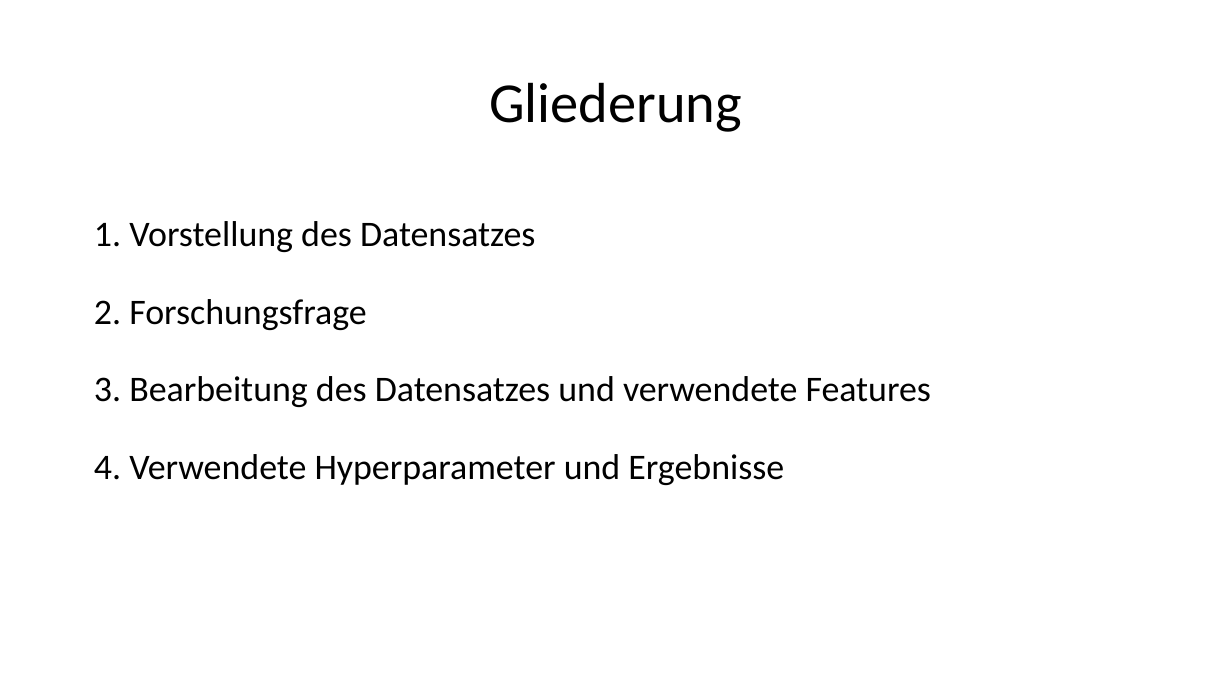
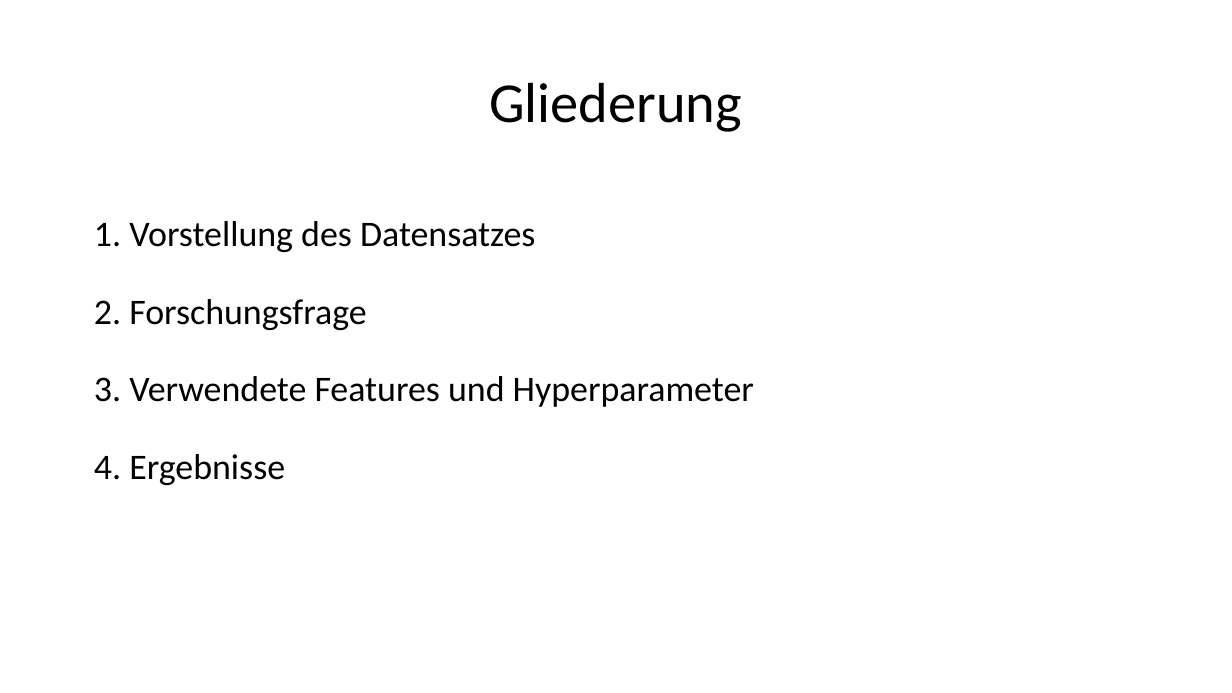
Before and after one commit to LennartKeller/TextklassifikationsProjekt2019, a slide deck: slide 2 of Projektgruppenpräsention.pptx. Drawn at 1232x693 pixels with LibreOffice and Linux fonts; fonts in the diff are those of the drawing. Boxes give left, top, right and bottom in pixels: in the first picture for what was removed or moved away, otherwise in the second. Text is boxed around its words. In the diff, an @@ line names an element or a change of style, - is before the commit and + after.

```diff
--- a/Projektgruppenpräsention.pptx
+++ b/Projektgruppenpräsention.pptx
@@ text at [94, 376, 754, 485]: text changed @@
-3. Bearbeitung des Datensatzes und verwendete Features
-4. Verwendete Hyperparameter und Ergebnisse
+3. Verwendete Features und Hyperparameter
+4. Ergebnisse
```
Also in this commit, not shown: 1 other slide changed.
